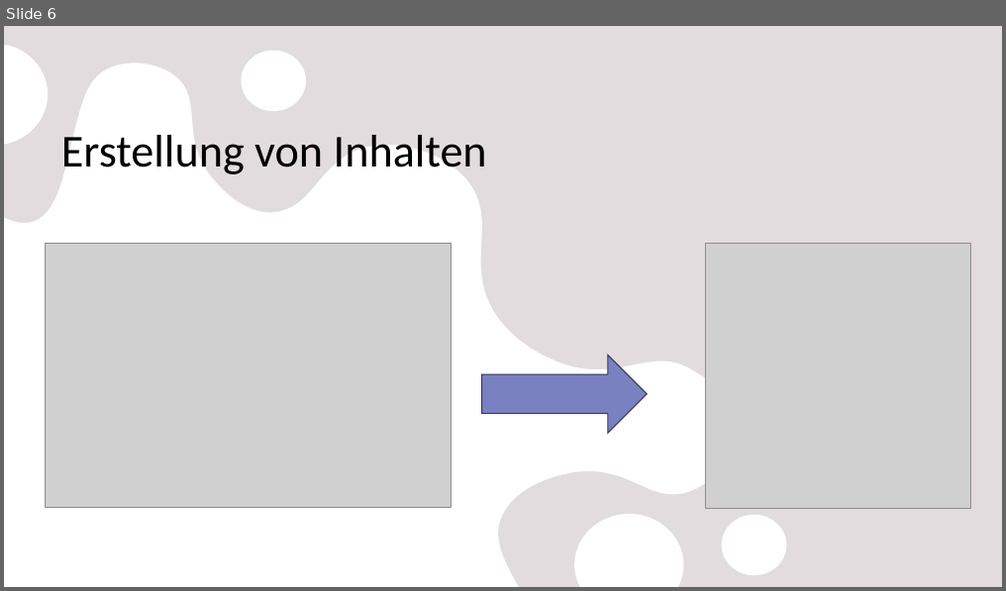
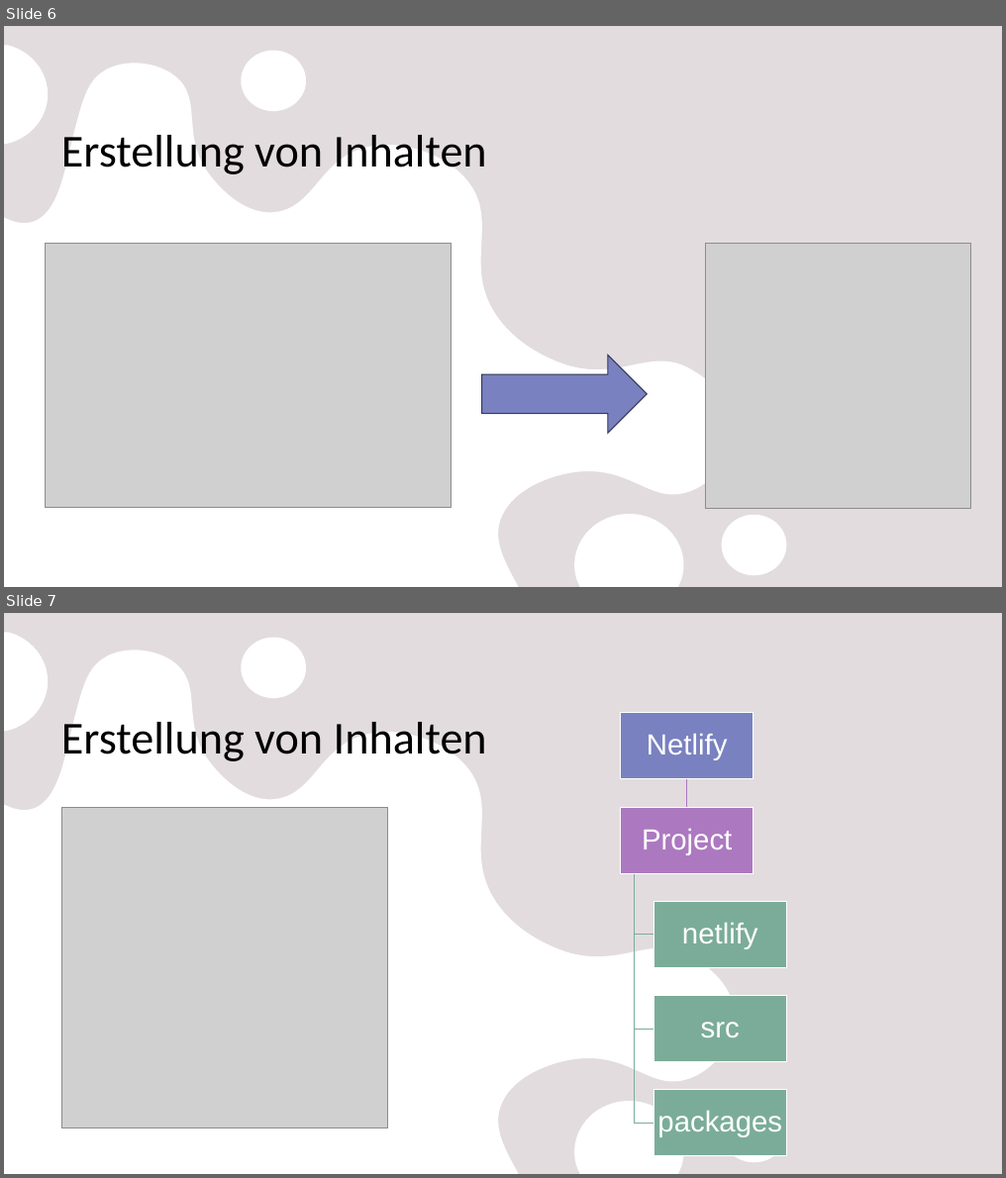
Before and after one commit to Terroan/MyPortfolio, a slide deck: docs/jessner_Portfolio.pptx. Shown one above the other, each under a label of ours: slide 6 before the commit, slides 6 and 7 after it. The pictures are 1006x591 and 1006x1178 pixels, drawn with LibreOffice and Linux fonts; fonts in the diff are those of the drawing; grey boxes stand for pictures. Boxes give left, top, right and bottom in pixels: in the first picture for what was removed or moved away, otherwise in the second. Text is boxed around its words. In the diff, an @@ line names an element or a change of style, - is before the commit and + after.

```diff
--- a/docs/jessner_Portfolio.pptx
+++ b/docs/jessner_Portfolio.pptx
@@ slide 7 added at bbox=[4, 613, 1002, 1174], background #E8E2E4; not listed: 2 template elements that a slide beside it also shows @@
@@ title added at bbox=[61, 722, 487, 761], 44 pt, text #000000 @@
+Erstellung von Inhalten
@@ picture added at bbox=[61, 808, 388, 1129] @@
@@ group added at bbox=[621, 713, 786, 1157]: 5 rectangles, 5 texts, 4 freeform shapes @@
+Netlify
+Project
+netlify
+src
+packages
```
Also in this commit, not shown: 1 other slide added, 8 other files.
